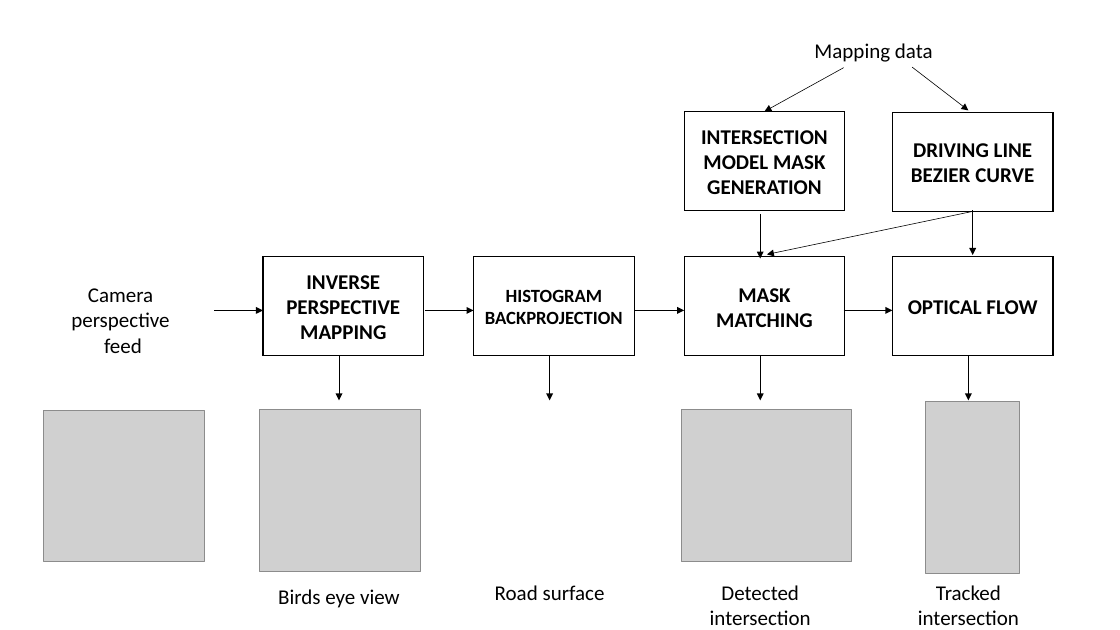
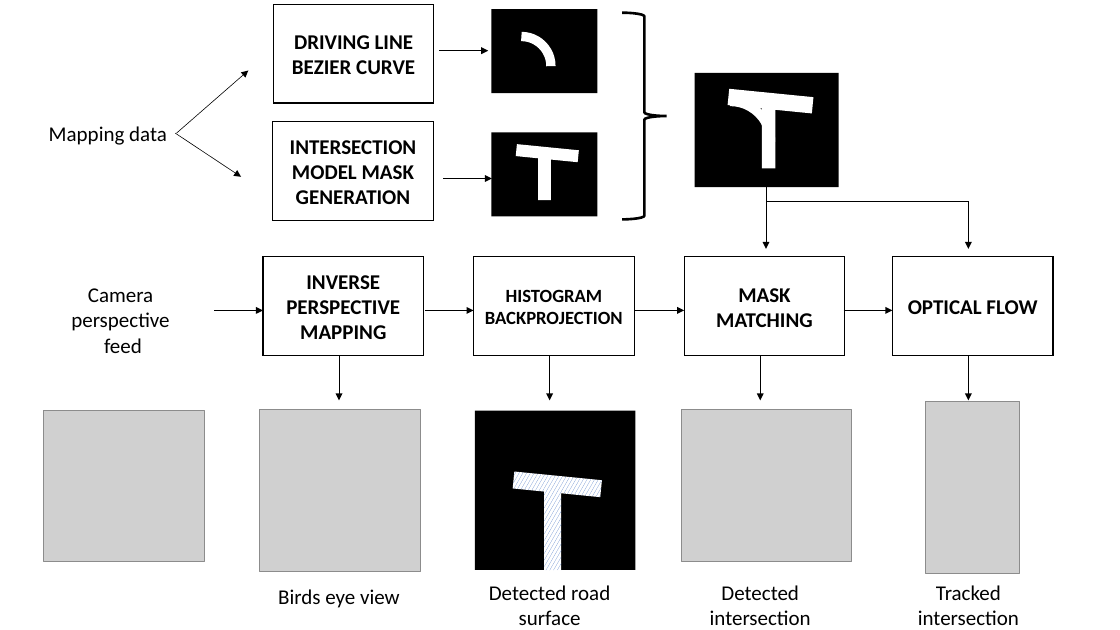
Before and after one commit to MickWPM/Thesis, a slide deck: slide 1 of Docs/Final/systemOverview.pptx. Drawn at 1120x630 pixels with LibreOffice and Linux fonts; fonts in the diff are those of the drawing; grey boxes stand for pictures. Boxes give left, top, right and bottom in pixels: in the first picture for what was removed or moved away, otherwise in the second. Text is boxed around its words. In the diff, an @@ line names an element or a change of style, - is before the commit and + after.

```diff
--- a/Docs/Final/systemOverview.pptx
+++ b/Docs/Final/systemOverview.pptx
@@ rectangle "DRIVING LINE BEZIER CURVE" moved from (x1=892, y1=113, x2=1053, y2=212) to (x1=273, y1=4, x2=434, y2=103) @@
@@ rectangle added at (x1=492, y1=9, x2=597, y2=93), fill #000000 @@
@@ right brace added at (x1=623, y1=13, x2=667, y2=219), outline #000000 2.25 pt @@
@@ arrow added from (439, 50) to (488, 50), #000000 0.5 pt @@
@@ arc (boxed as its full ellipse) added at (x1=492, y1=36, x2=551, y2=95), outline #FFFFFF 8 pt @@
@@ arrow added from (176, 134) to (249, 71), #000000 0.5 pt @@
@@ arrow removed from (912, 67) to (969, 110) @@
@@ text "Mapping data" moved from (x1=814, y1=43, x2=933, y2=62) to (x1=49, y1=126, x2=167, y2=145) @@
@@ group added at (x1=691, y1=73, x2=839, y2=187): 3 rectangles, 1 arc (boxed as its full ellipse) @@
@@ arrow moved from (844, 68) - (765, 112) to (176, 134) - (241, 176) @@
@@ rectangle "INTERSECTION MODEL MASK GENERATION" moved from (x1=684, y1=112, x2=844, y2=211) to (x1=273, y1=122, x2=434, y2=221) @@
@@ rectangle added at (x1=492, y1=133, x2=597, y2=217), fill #000000 @@
@@ rectangle added at (x1=515, y1=144, x2=578, y2=162), fill #FFFFFF @@
@@ arrow added from (444, 179) to (492, 179), #000000 0.5 pt @@
@@ rectangle added at (x1=538, y1=152, x2=551, y2=200), fill #FFFFFF @@
@@ arrow moved from (973, 212) - (767, 255) to (969, 202) - (766, 202) @@
@@ arrow (969, 202) - (766, 202): arrow to line @@
@@ arrow moved from (760, 214) - (760, 259) to (766, 187) - (766, 249) @@
@@ arrow moved from (973, 210) - (973, 255) to (969, 202) - (969, 249) @@
@@ rectangle added at (x1=475, y1=411, x2=635, y2=571), fill #000000 @@
@@ rectangle added at (x1=513, y1=471, x2=602, y2=497), fill pattern #4472C4 on #FFFFFF @@
@@ rectangle added at (x1=545, y1=482, x2=562, y2=570), fill pattern #4472C4 on #FFFFFF @@
@@ text at (x1=489, y1=585, x2=610, y2=625): text changed @@
-Road surface
+Detected road surface
```
Also in this commit, not shown: 4 other files.
